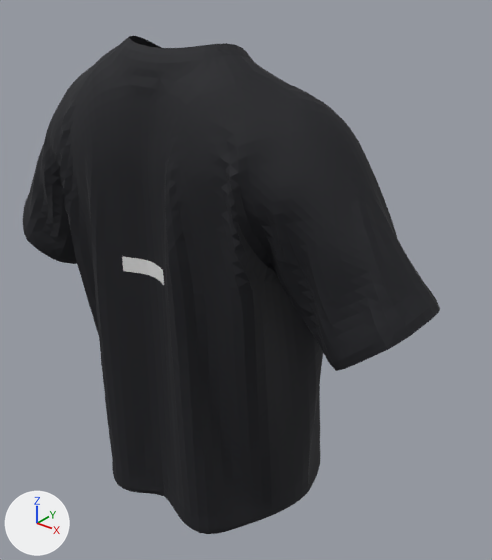
An edit to the glTF model public/models/garments/tee-vanrossum.glb, drawn before and after from the same camera.
Camera for both pictures: a camera (50 mm lens) standing at (2.24, -2.54, 1.6) and looking at (0.14, 0.09, -0.03). Every picture has the same lights, and +X, +Y and +Z are marked at lower left. The older version comes first. Where no turn or scale is listed for an object, it has been applied to the vertices. Vertices at exactly the same position are counted once.

Objects in the first picture: 'Low_T_shirt1:Mesh', 'Mesh_1'.
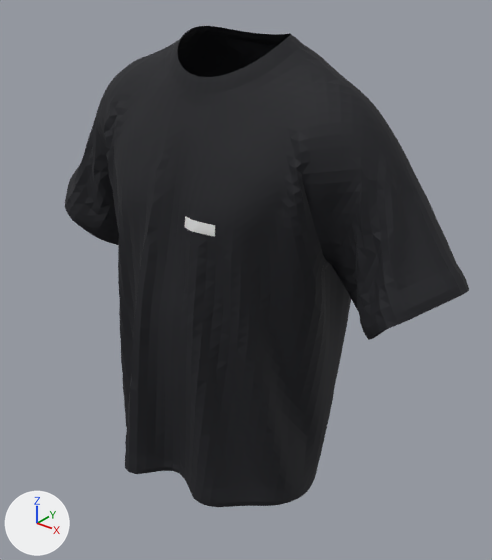
Boxes (x1, y1, x2, y2) around the edits, measured in the pictures (492 x 560 px; the box of a moved part takes in the faces that stretch with it):
'Low_T_shirt1:Mesh', turned
    before: (23, 36, 440, 534)
    after: (65, 26, 469, 507)
part 2 of me_mesh_1, moved or reshaped
    before: (122, 257, 164, 285)
    after: (185, 216, 215, 237)

Edits to the bpy script that builds the scene:
```text
Change me_mesh_0:
    where me_mesh_0.from_pydata(...)  # 5355 vertices, 10192 faces; spans x -1.33..1.33, y -0.6..0.6, z -1.24..1.24
    used by ob_low_t_shirt1_mesh; location = (0.0, 0.0, 0.0)
    me_mesh_0 part 1: the whole mesh is turned -180 degrees about the z axis through its middle
Change me_mesh_1:
    used by ob_mesh_1; location = (0.0, 0.0, 0.0)
    remove me_mesh_1.from_pydata(...)  # 1849 vertices, 3528 faces; spans x -0.136..0.136, y -0.537..-0.491, z 0.172..0.251
    add me_mesh_1.from_pydata(...)  # 1849 vertices, 3528 faces; spans x 0.094..0.286, y -0.348..-0.321, z 0.396..0.451
    me_mesh_1 part 2: 1849 of 1849 vertices moved; they spanned x -0.136..0.136, y -0.537..-0.491, z 0.172..0.251 and now span x 0.094..0.286, y -0.348..-0.321, z 0.396..0.451; mean shift (0.19, 0.173, 0.212)
Change ob_low_t_shirt1_mesh:
    ob_low_t_shirt1_mesh.location: (0.0, 0.0, 0.0) -> (0.0, -0.001, 0.0)
```
